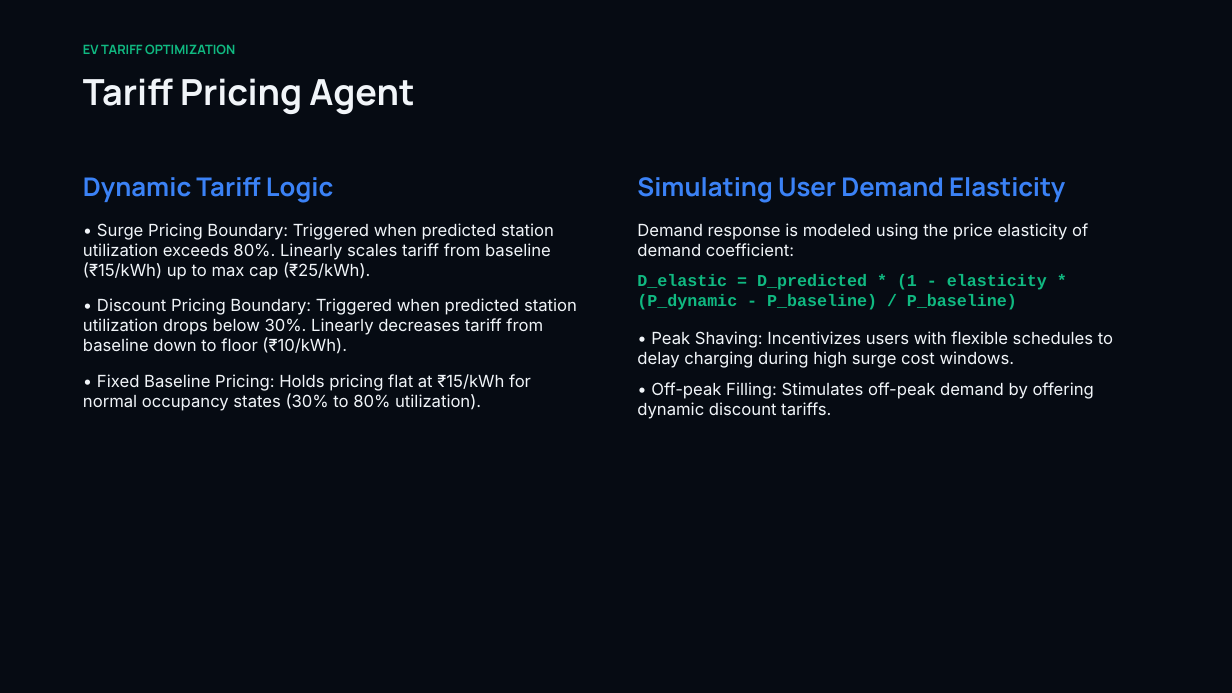
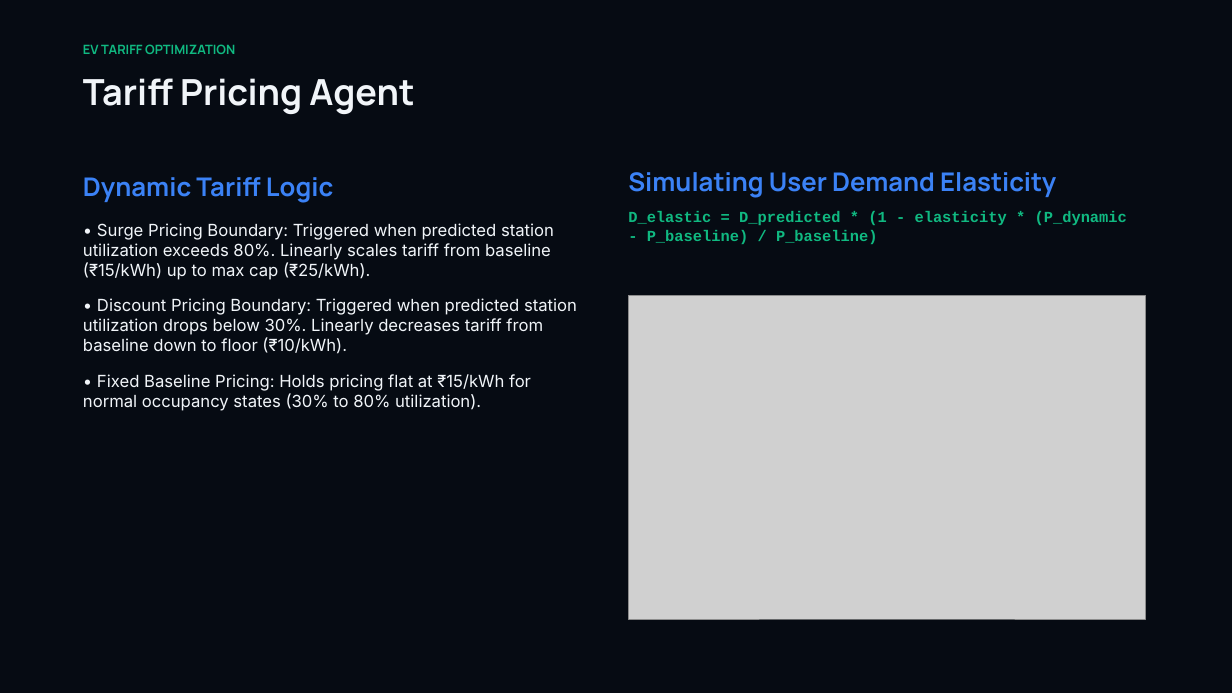
Before and after one commit to iaryan08/agentic-ev-tariff-optimizer, a slide deck: slide 6 of outputs/OP26_Analytics_Presentation.pptx (slide 5 before the commit). Drawn at 1232x693 pixels with LibreOffice and Linux fonts; fonts in the diff are those of the drawing; grey boxes stand for pictures. Boxes give left, top, right and bottom in pixels: in the first picture for what was removed or moved away, otherwise in the second. Text is boxed around its words. In the diff, an @@ line names an element or a change of style, - is before the commit and + after.

Commit message:
feat: add embedded server capability to tariff optimization notebook

```diff
--- a/outputs/OP26_Analytics_Presentation.pptx
+++ b/outputs/OP26_Analytics_Presentation.pptx
@@ text "Simulating User Demand Elasticity" at [628, 172, 1127, 244]: size 13 to 12 pt in "D_elastic = D_predicted * (1 - elasticity ..."; less space between paragraphs @@
@@ text at [637, 223, 1088, 257]: paragraph removed @@
-Demand response is modeled using the price elasticity of demand coefficient:
@@ picture added at [628, 296, 1146, 619] @@
@@ text at [637, 331, 1113, 419]: paragraphs removed @@
-• Peak Shaving: Incentivizes users with flexible schedules to delay charging during high surge cost windows.
-• Off-peak Filling: Stimulates off-peak demand by offering dynamic discount tariffs.
```
Also in this commit, not shown: 1 other slide changed, 1 slide added, 19 other files.
